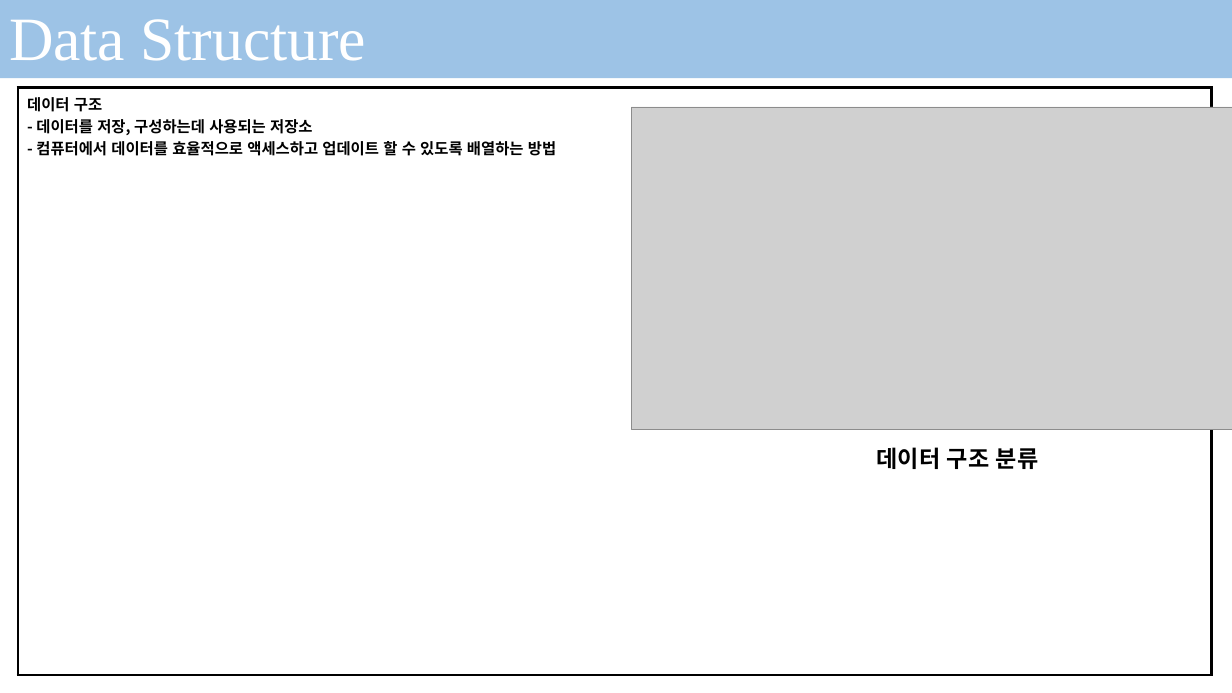
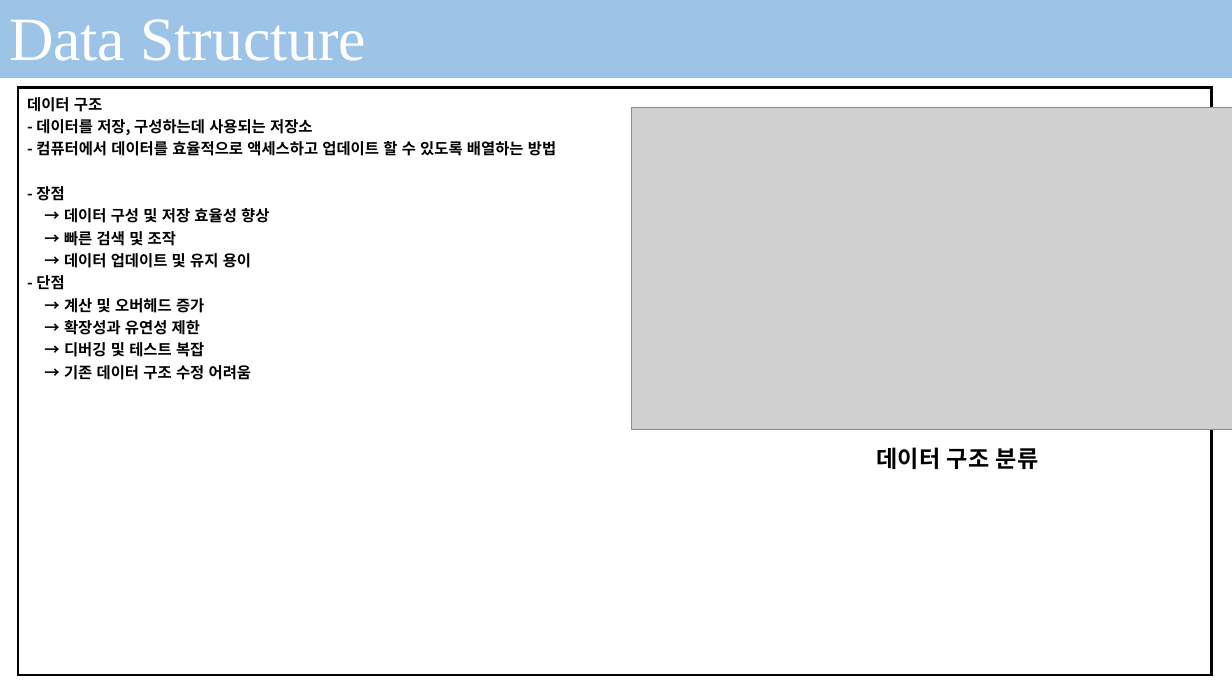
Before and after one commit to seonghokim/Study, a slide deck: slide 3 of Algorithm in c.pptx. Drawn at 1232x693 pixels with LibreOffice and Linux fonts; fonts in the diff are those of the drawing; grey boxes stand for pictures; background and template pictures are left out. Boxes give left, top, right and bottom in pixels: in the first picture for what was removed or moved away, otherwise in the second. Text is boxed around its words. In the diff, an @@ line names an element or a change of style, - is before the commit and + after.

```diff
--- a/Algorithm in c.pptx
+++ b/Algorithm in c.pptx
@@ table at box(18, 88, 1212, 676) @@
-row 1, column 1: 데이터 구조 / - 데이터를 저장, 구성하는데 사용되는 저장소 / - 컴퓨터에서 데이터를 효율적으로 액세스하고 업데이트 할 수 있도록 배열하는 방법
+row 1, column 1: 데이터 구조 / - 데이터를 저장, 구성하는데 사용되는 저장소 / - 컴퓨터에서 데이터를 효율적으로 액세스하고 업데이트 할 수 있도록 배열하는 방법 / - 장점 / → 데이터 구성 및 저장 효율성 향상 / → 빠른 검색 및 조작 / → 데이터 업데이트 및 유지 용이 / - 단점 / → 계산 및 오버헤드 증가 / → 확장성과 유연성 제한 / → 디버깅 및 테스트 복잡 / → 기존 데이터 구조 수정 어려움
```
Also in this commit, not shown: 1 other slide changed, 2 slides added, 1 other file.
